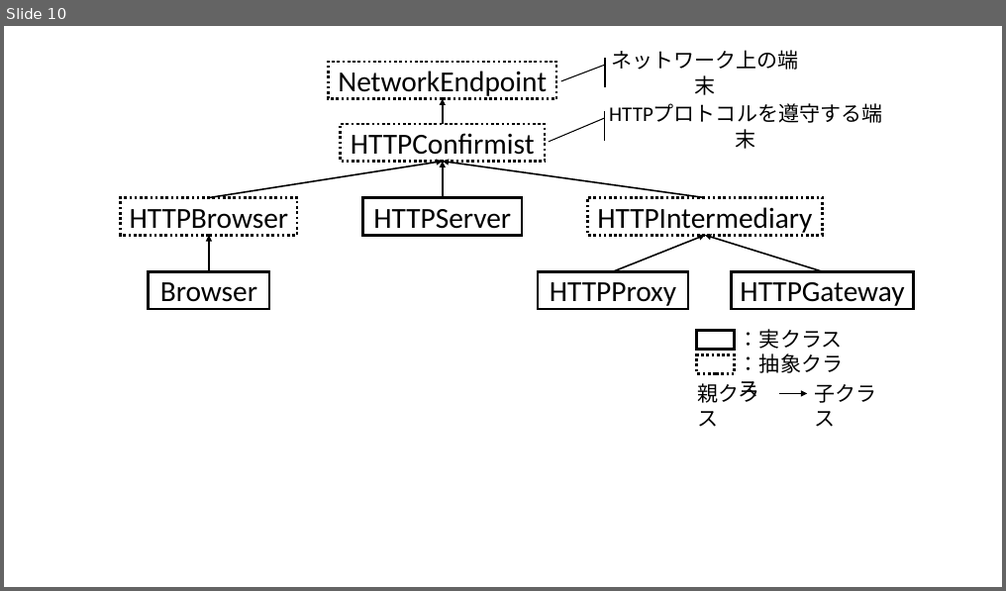
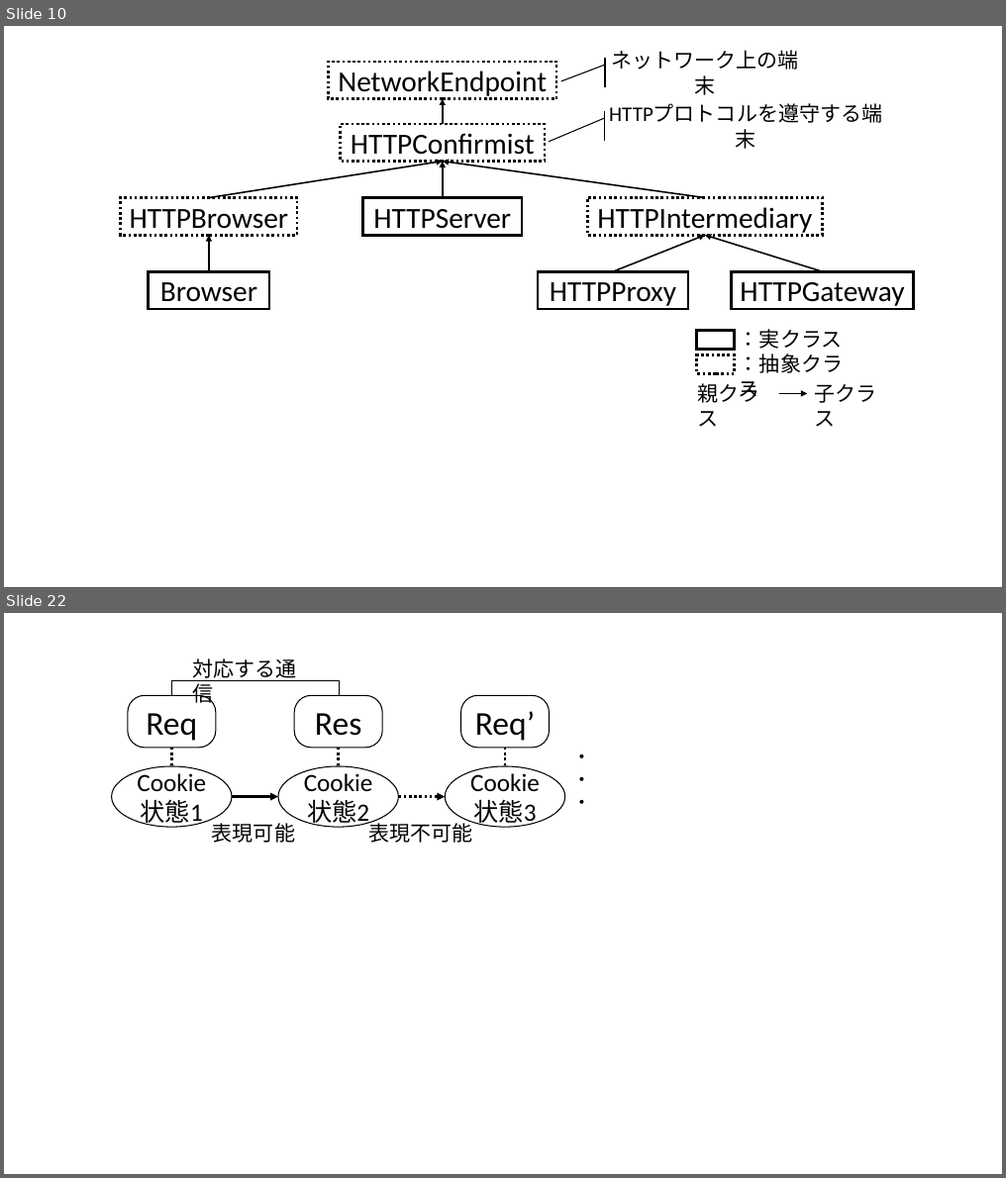
Before and after one commit to simahell/Master-Thesis, a slide deck: fig/fig.pptx. Shown one above the other, each under a label of ours: slide 10 before the commit, slides 10 and 22 after it; the slides between them are not shown. The pictures are 1006x591 and 1006x1178 pixels, drawn with LibreOffice and Linux fonts; fonts in the diff are those of the drawing. Boxes give left, top, right and bottom in pixels: in the first picture for what was removed or moved away, otherwise in the second. Text is boxed around its words. In the diff, an @@ line names an element or a change of style, - is before the commit and + after.

```diff
--- a/fig/fig.pptx
+++ b/fig/fig.pptx
@@ slide 22 added at [4, 613, 1002, 1174], background #FFFFFF @@
@@ rectangle added at [112, 652, 609, 850], fill #FFFFFF, outline #FFFFFF 1 pt @@
@@ text added at [193, 659, 297, 706], 20 pt, text #000000 @@
+対応する通信
@@ rounded rectangle added at [128, 695, 216, 747], outline #000000 1 pt, 32 pt, text #000000 @@
+Req
@@ elbow line added from (172, 696) to (339, 695), #000000 1 pt @@
@@ rounded rectangle added at [294, 695, 383, 747], outline #000000 1 pt, 32 pt, text #000000 @@
+Res
@@ rounded rectangle added at [461, 695, 549, 747], outline #000000 1 pt, 32 pt, text #000000 @@
+Req’
@@ line added from (171, 748) to (171, 766), #000000 2.5 pt dashed @@
@@ line added from (339, 748) to (339, 766), #000000 2.5 pt dashed @@
@@ line added from (505, 748) to (505, 766), #000000 2.5 pt dashed @@
@@ text added at [572, 755, 591, 804], 18 pt, text #000000 @@
+・・・
@@ ellipse added at [112, 766, 233, 827], outline #000000 1 pt, 24 pt, text #000000 @@
+Cookie状態1
@@ ellipse added at [278, 766, 399, 827], outline #000000 1 pt, 24 pt, text #000000 @@
+Cookie状態2
@@ ellipse added at [445, 766, 565, 827], outline #000000 1 pt, 24 pt, text #000000 @@
+Cookie状態3
@@ arrow added from (232, 796) to (278, 796), #000000 2.5 pt @@
@@ text added at [369, 820, 473, 843], 20 pt, text #000000 @@
+表現不可能
@@ arrow added from (399, 796) to (445, 796), #000000 2.5 pt dashed @@
@@ text added at [212, 823, 295, 843], 20 pt, text #000000 @@
+表現可能
```
Also in this commit, not shown: 11 other slides added.
